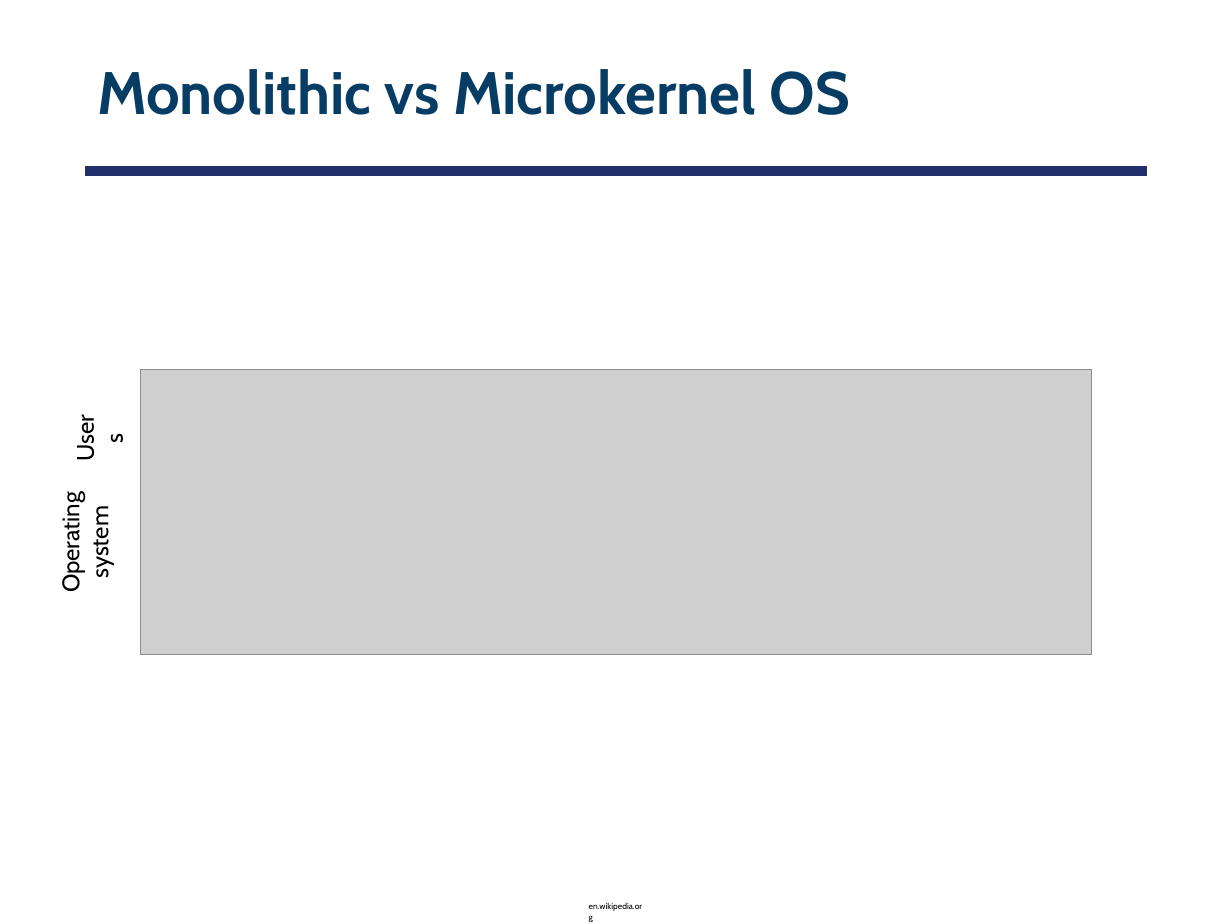
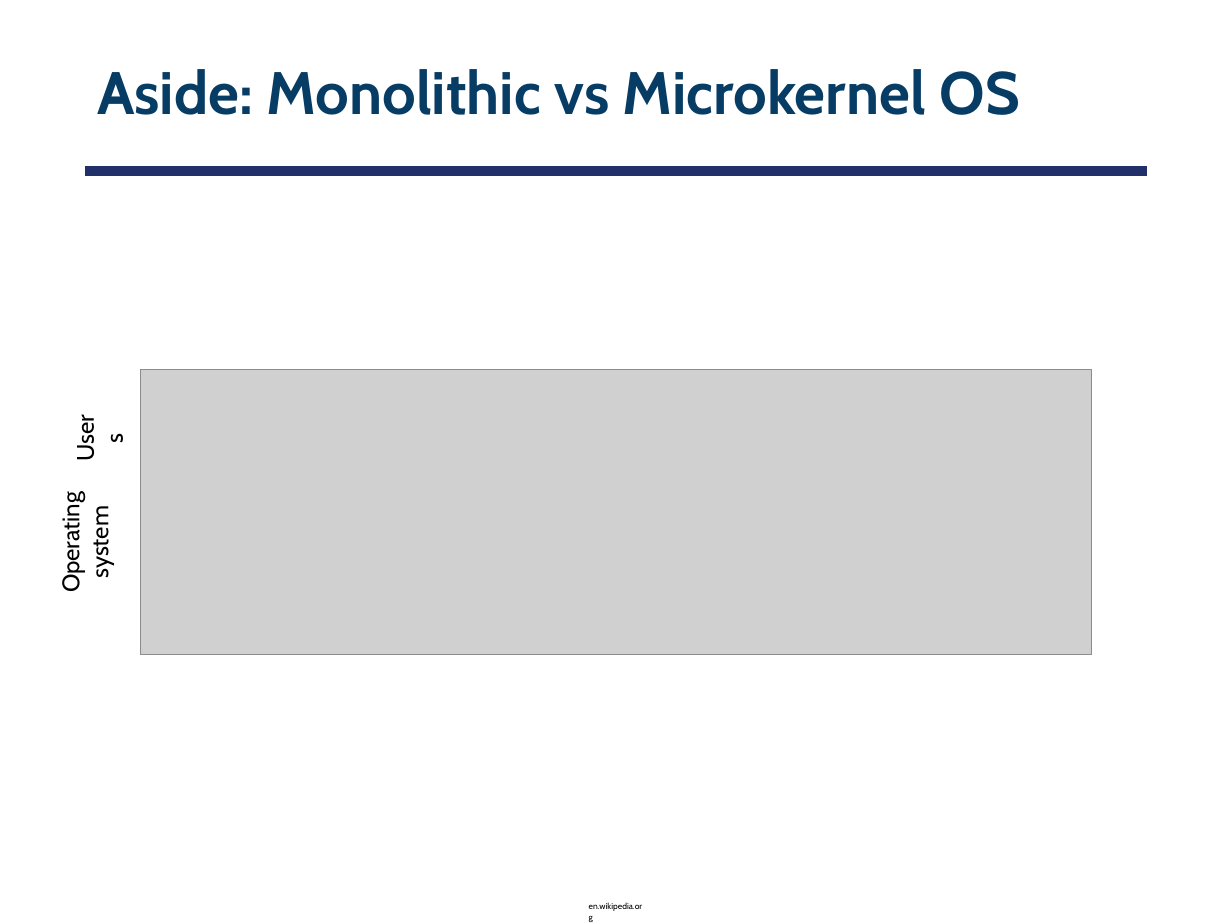
Before and after one commit to smajidzahedi/ECE350, a slide deck: slide 60 of 02-concepts.pptx (slide 8 before the commit). Drawn at 1232x924 pixels with LibreOffice and Linux fonts; fonts in the diff are those of the drawing; grey boxes stand for pictures. Boxes give left, top, right and bottom in pixels: in the first picture for what was removed or moved away, otherwise in the second. Text is boxed around its words. In the diff, an @@ line names an element or a change of style, - is before the commit and + after.

```diff
--- a/02-concepts.pptx
+++ b/02-concepts.pptx
@@ title at box(97, 69, 1019, 115): text changed @@
-Monolithic vs Microkernel OS
+Aside: Monolithic vs Microkernel OS
```
Also in this commit, not shown: 7 other slides changed, 1 slide added, 1 slide removed, 3 other files.
